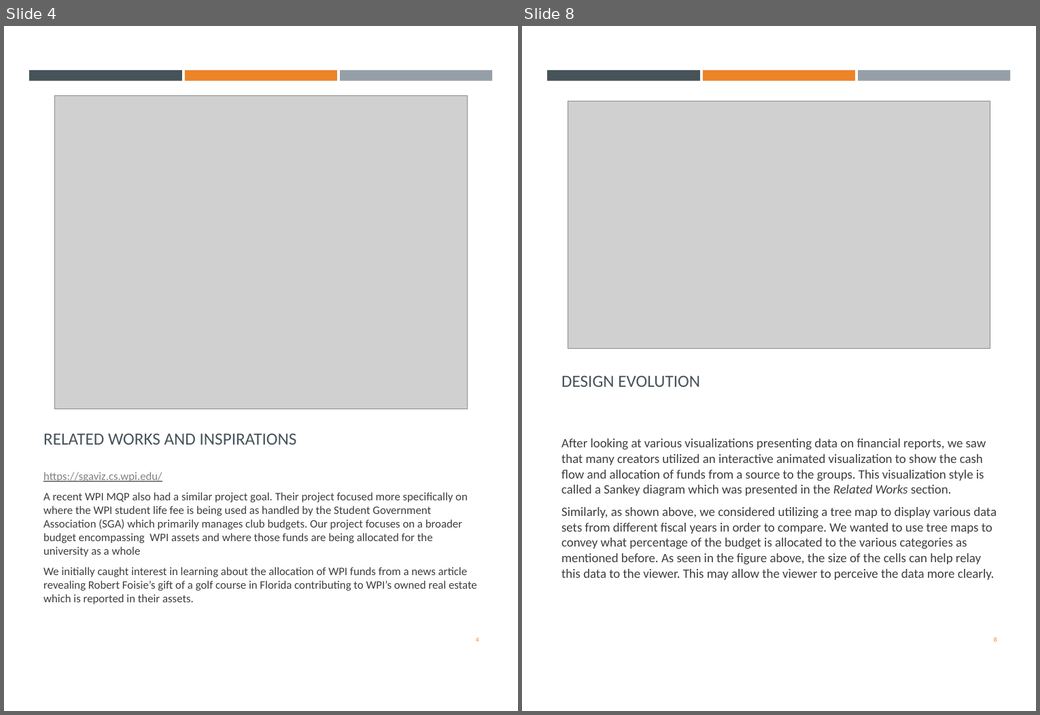
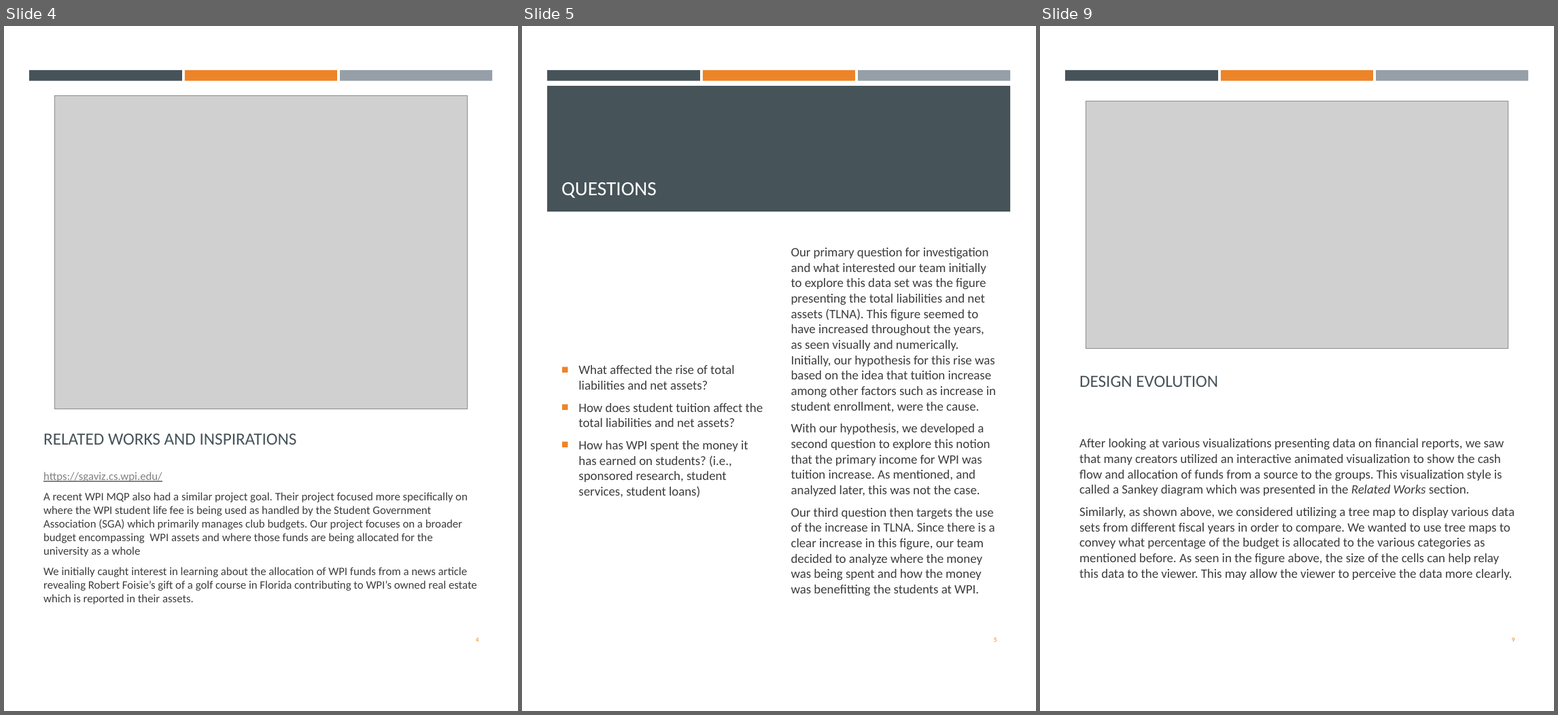
Before and after one commit to cs480x-21c/final, a slide deck: ProcessBook.pptx. Shown side by side, each under a label of ours: slides 4 and 8 before the commit, slides 4, 5 and 9 after it; the slides between them are not shown. The pictures are 1040x715 and 1558x715 pixels, drawn with LibreOffice and Linux fonts; fonts in the diff are those of the drawing; grey boxes stand for pictures. Boxes give left, top, right and bottom in pixels: in the first picture for what was removed or moved away, otherwise in the second. Text is boxed around its words. In the diff, an @@ line names an element or a change of style, - is before the commit and + after.

```diff
--- a/ProcessBook.pptx
+++ b/ProcessBook.pptx
@@ slide 5 added at box(522, 26, 1036, 711), background #FFFFFF; not listed: 3 template elements that a slide beside it also shows @@
@@ rectangle added at box(547, 86, 1011, 212), fill #465359 @@
@@ title added at box(561, 182, 657, 198), 21 pt, text #FFFFFF @@
+QUESTIONS
@@ text added at box(791, 248, 996, 597), 13.5 pt, text #3D3D3D @@
+Our primary question for investigation and what interested our team initially to explore this data set was the figure presenting the total liabilities and net assets (TLNA). This figure seemed to have increased throughout the years, as seen visually and numerically. Initially, our hypothesis for this rise was based on the idea that tuition increase among other factors such as increase in student enrollment, were the cause.
+With our hypothesis, we developed a second question to explore this notion that the primary income for WPI was tuition increase. As mentioned, and analyzed later, this was not the case.
+Our third question then targets the use of the increase in TLNA. Since there is a clear increase in this figure, our team decided to analyze where the money was being spent and how the money was benefitting the students at WPI.
@@ text added at box(578, 365, 763, 498), 13.5 pt, text #3D3D3D @@
+■ What affected the rise of total liabilities and net assets?
+■ How does student tuition affect the total liabilities and net assets?
+■ How has WPI spent the money it has earned on students? (i.e., sponsored research, student services, student loans)
@@ page number added at box(994, 638, 997, 642), 6.8 pt, text #ED8428 @@
+5
@@ what was slide 8 is now slide 9 @@
@@ page number at box(1512, 638, 1515, 642): text changed @@
-8
+9
```
Also in this commit, not shown: 3 slides changed, 10 other slides added, 1 slide removed.
